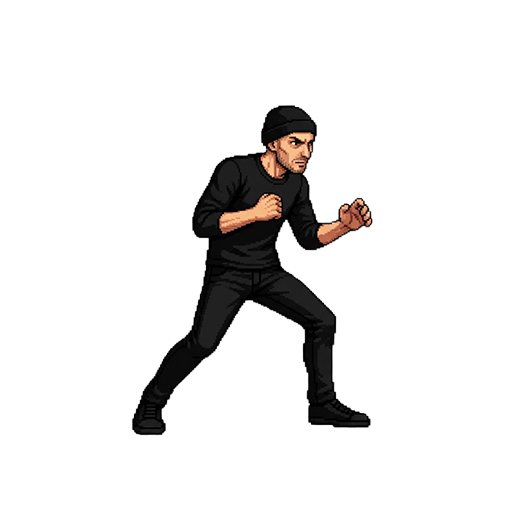
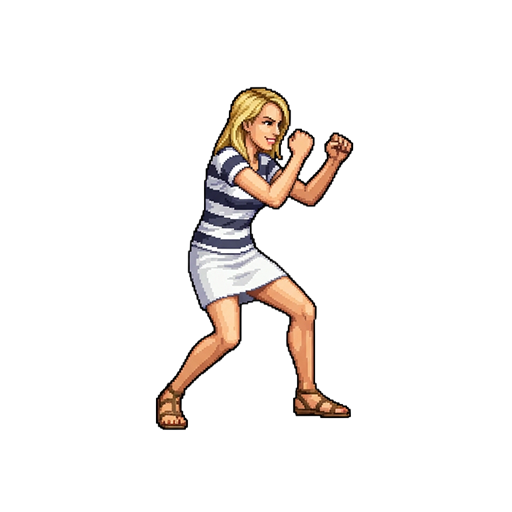
The second 512x512 image is a revision of the first. Changes to its layers:
added group "FRANCESCA RIVELLA" with 1 layers above "ALEX" over [155, 86, 354, 431]
added layer "Francesca Rivella" in group "FRANCESCA RIVELLA" over [155, 86, 354, 431]
hid group "PEPPO" (1 layers) over [131, 105, 373, 436]
